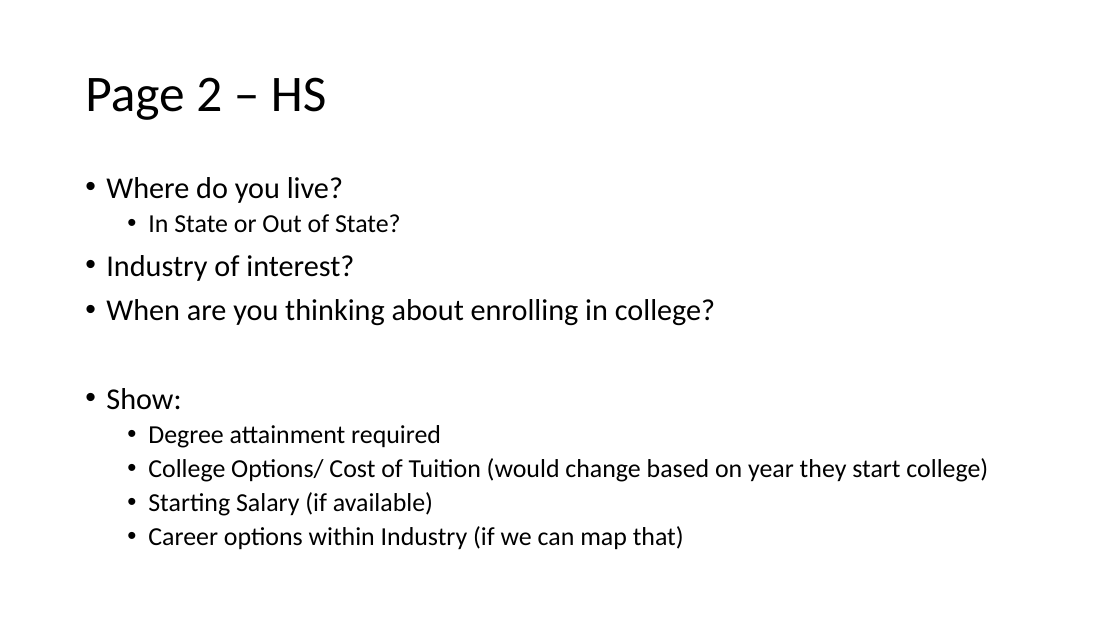
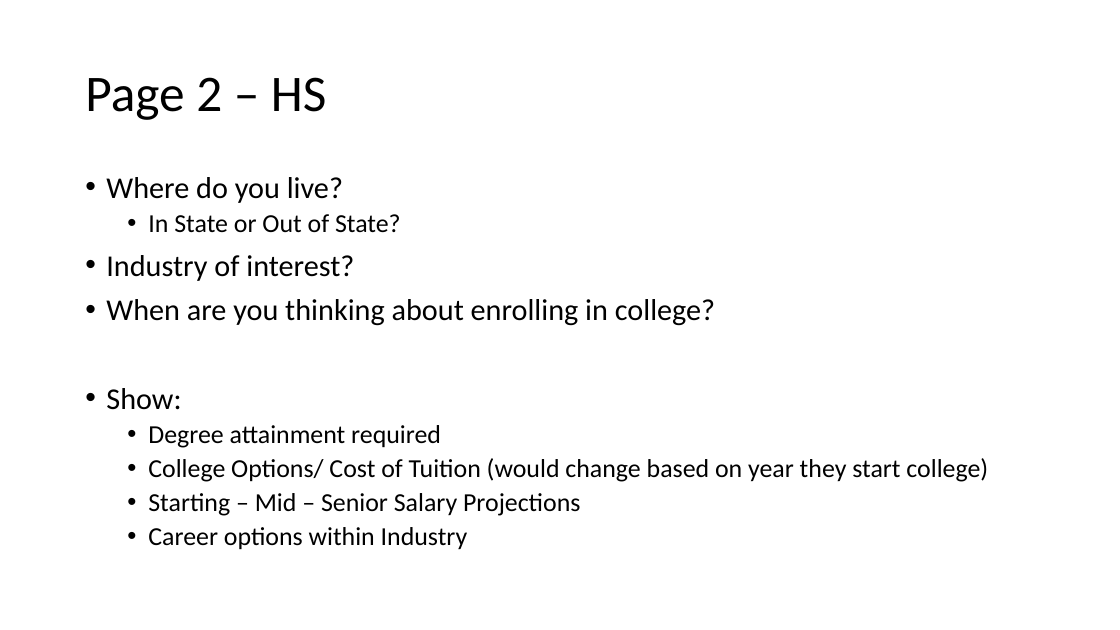
Before and after one commit to FortunED-Tellers/FortunED, a slide deck: slide 3 of model/The FortunED Tellers.pptx. Drawn at 1120x630 pixels with LibreOffice and Linux fonts; fonts in the diff are those of the drawing. Boxes give left, top, right and bottom in pixels: in the first picture for what was removed or moved away, otherwise in the second. Text is boxed around its words. In the diff, an @@ line names an element or a change of style, - is before the commit and + after.

```diff
--- a/model/The FortunED Tellers.pptx
+++ b/model/The FortunED Tellers.pptx
@@ text at bbox=[148, 493, 580, 550]: text changed @@
-  • Starting Salary (if available)
-  • Career options within Industry (if we can map that)
+  • Starting – Mid – Senior Salary Projections
+  • Career options within Industry
```
Also in this commit, not shown: 1 other slide changed, 5 other files.
